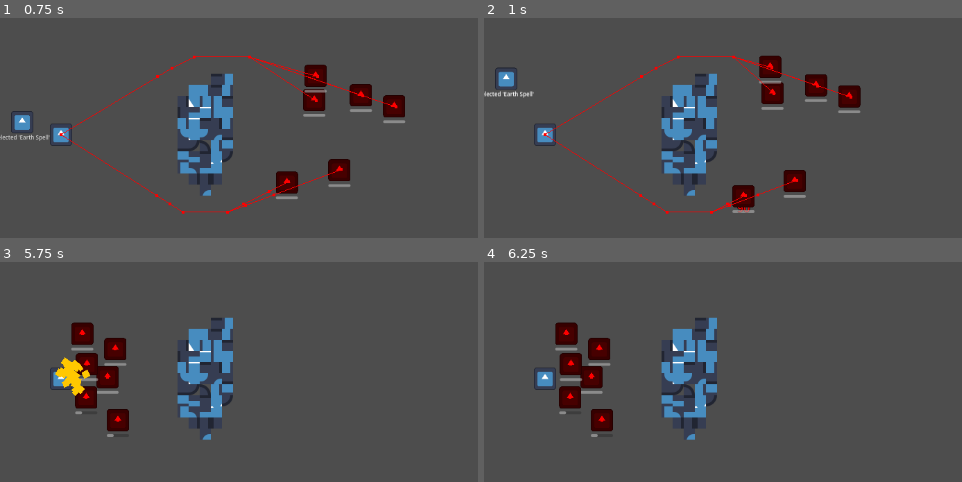
Above: before the commit, frames 1-4 (two rows, left to right).
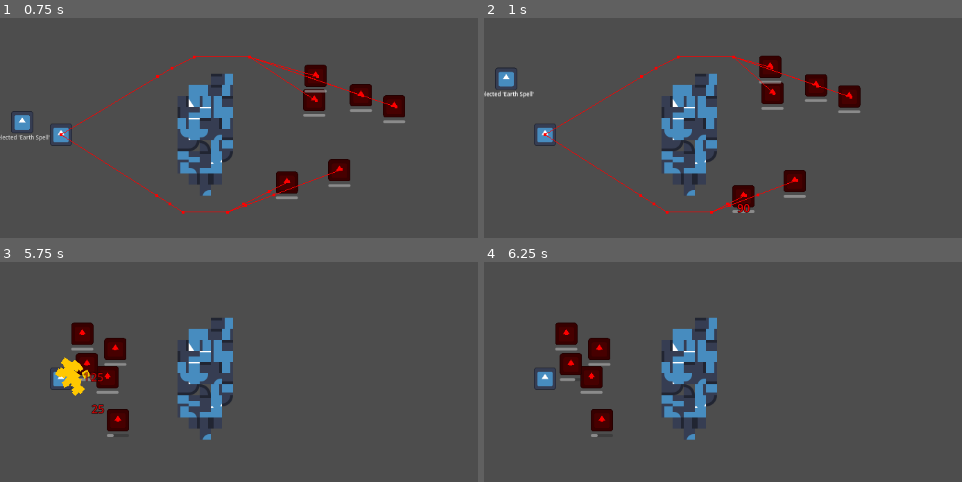
Above: after the commit, the same moments.

Repository: NIK-Pro-coder/coop-roguelike-reborn
Game: Godot game, scene res://main.tscn
The game is run twice, just before and just after one commit, with the same random seed, the same clock (stepped at 60 frames per second) and the same inputs. The engine's default icon, where the game draws it, is replaced by a stand-in: a white triangle on a blue panel in a dark square.
Inputs (mouse positions are in pixels of both pictures, inside the frame that each line leads up to):
- Up to frame 1 (0.75 s): tap Enter at 0.5 s; move the mouse to (outside the picture) at 0.52 s; hold W (up) from 0.53 s (still down); hold Tab (cycle_spell) from 0.53 s (still down); click (outside the picture) at 0.67 s
- Up to frame 2 (1 s): keep holding W (up); keep holding Tab (cycle_spell)
- Up to frame 3 (5.75 s): move the mouse to (outside the picture) at 1.27 s; release Tab (cycle_spell) at 1.28 s; right-click (outside the picture) at 1.35 s; move the mouse to (157, 385) at 2.02 s; release W (up) at 2.03 s; hold Tab (cycle_spell) 2.03-2.78 s; hold A (left) 2.03-3.53 s; move the mouse to (439, 453) at 2.77 s; right-click (439, 453) at 2.85 s; click (439, 453) at 2.92 s; move the mouse to (282, 341) at 3.52 s; hold S (down) 3.53-4.28 s; hold Tab (cycle_spell) 3.53-4.28 s; tap Space at 4.25 s; move the mouse to (outside the picture) at 4.27 s; hold D (right) 4.28-5.03 s; right-click (outside the picture) at 4.35 s; move the mouse to (239, 475) at 5.02 s; hold W (up) from 5.03 s (still down); hold Tab (cycle_spell) from 5.03 s (still down); click (239, 475) at 5.17 s
- Up to frame 4 (6.25 s): move the mouse to (outside the picture) at 5.77 s; release W (up) at 5.78 s; release Tab (cycle_spell) at 5.78 s; hold D (right) from 5.78 s (still down); right-click (outside the picture) at 5.85 s

Frame 1 is identical in both runs. In frame 2, less than 0.1% of the frame differs, in the area x 52-56%, y 84-89%; in frame 3, 0.6%, in the area x 15-22%, y 50-70%; in frame 4, 0.5%.

Commit message:
Made fireball spell actually deal damage

Diff:
--- a/DmgNumber/dmg_number.gd
+++ b/DmgNumber/dmg_number.gd
@@ -8,6 +8,8 @@
 var start_y: float = 0.0
 
 func _ready() -> void:
+  z_index = 100
+
   global_position += Vector2(
     randf_range(-1.0, 1.0),
     randf_range(-1.0, 1.0)
@@ -30,8 +32,6 @@
 
   var lifetime: float = clamp(abs(damage) / 100, .2, 2)
 
-  print(text)
-
   time = Timer.new()
   time.autostart = true
   time.wait_time = lifetime
--- a/Hitbox/projectile.gd
+++ b/Hitbox/projectile.gd
@@ -13,13 +13,15 @@
 
 @export var lifetime: float = -1.0
 
+@export var damage: float = 10.0
 @export var piercing: int = -1
 var pierced: int = 0
 
-var hitbox: Hitbox
+var hitbox: DmgHitbox
 
 func _ready() -> void:
-  hitbox = Hitbox.new()
+  hitbox = DmgHitbox.new()
+  hitbox.damage = damage
   add_child(hitbox)
   hitbox.hit.connect(func(what: Hurtbox) -> void:
     if piercing >= 0:
--- a/Spells/FireSpell/fireball_explosion.tscn
+++ b/Spells/FireSpell/fireball_explosion.tscn
@@ -1,6 +1,6 @@
 [gd_scene format=3 uid="uid://bxs8c64gm6v7"]
 
-[ext_resource type="Script" uid="uid://cpos4rlickkye" path="res://Hitbox/hitbox.gd" id="1_jfces"]
+[ext_resource type="Script" uid="uid://bqav7ajuapjsp" path="res://Hitbox/dmg_hitbox.gd" id="1_jfces"]
 
 [sub_resource type="Curve" id="Curve_gwp1p"]
 _data = [Vector2(0, 1), 0.0, 0.0, 0, 0, Vector2(1, 0), -2.9633265, 0.0, 0, 0]
@@ -157,13 +157,14 @@
 &"explode": SubResource("Animation_nl3hs")
 }
 
-[node name="fireball_explosion" type="Area2D" unique_id=690701815]
+[node name="fireball_explosion" type="Area2D" unique_id=1285609351]
 collision_layer = 0
 collision_mask = 4
 script = ExtResource("1_jfces")
+damage = 25.0
 size = Vector2(48, 48)
 iframe_group = "3739792512111"
-metadata/_custom_type_script = "uid://cpos4rlickkye"
+metadata/_custom_type_script = "uid://bqav7ajuapjsp"
 
 [node name="fire" type="GPUParticles2D" parent="." unique_id=2051039496]
 z_index = 1
